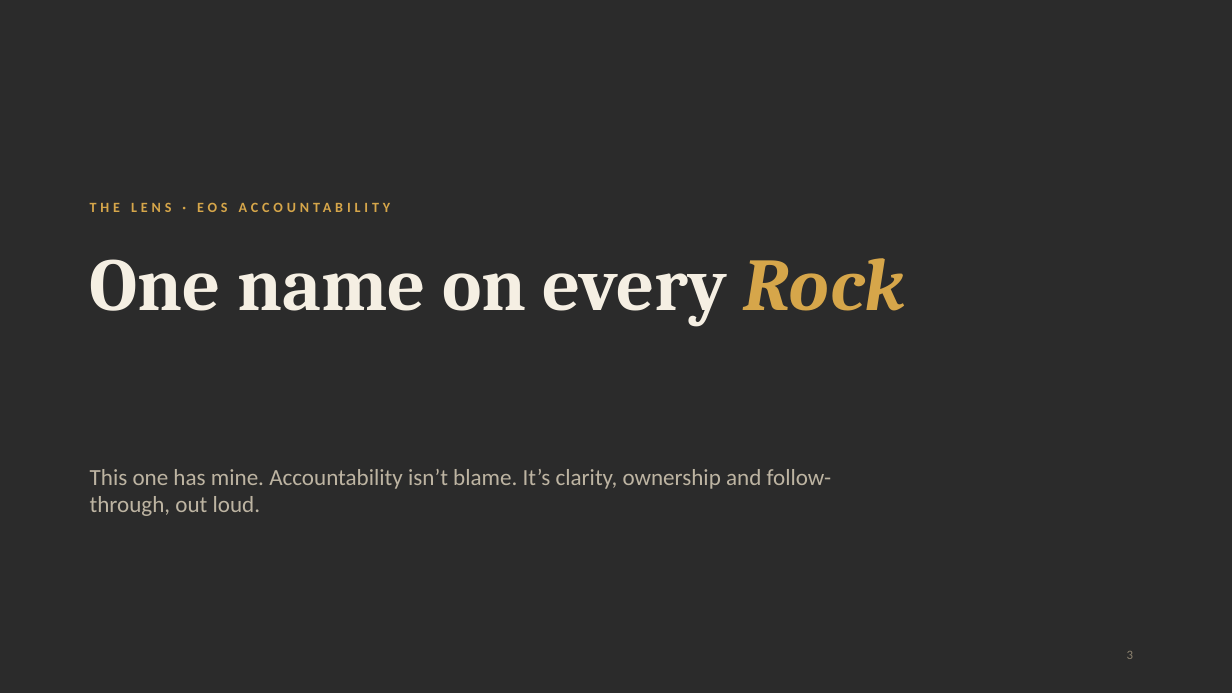
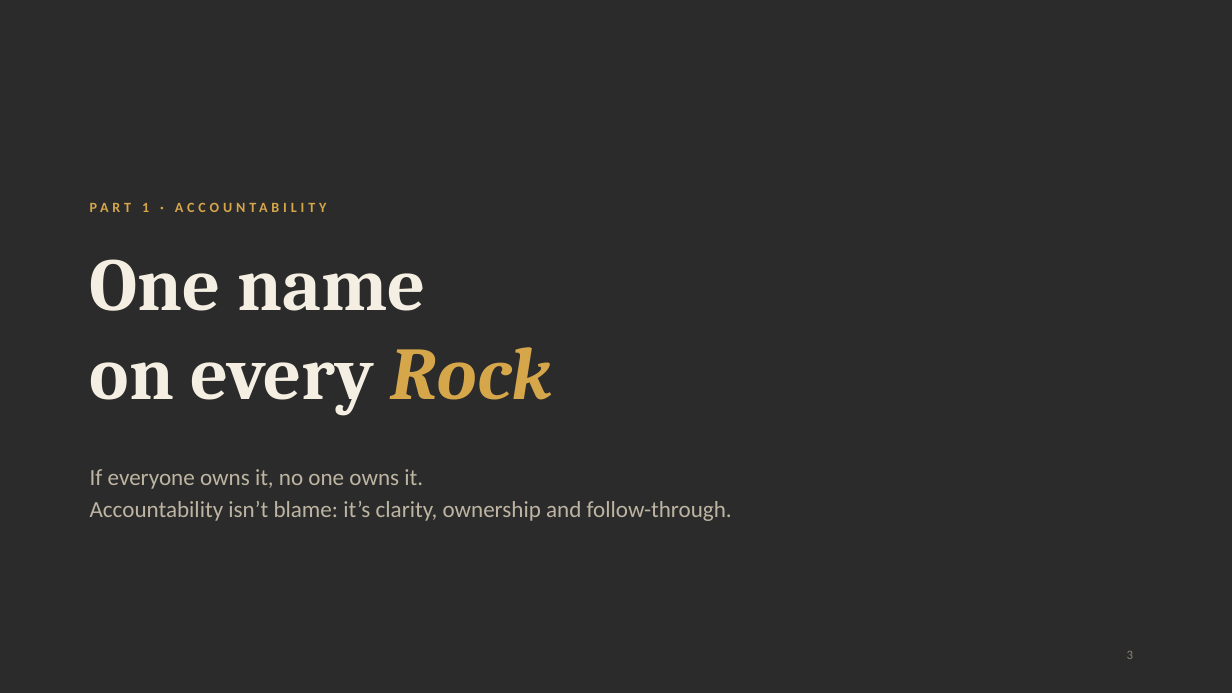
Before and after one commit to jpzllkfl/ace-design-presentation, a slide deck: slide 3 of ACE-Design-Review.pptx. Drawn at 1232x693 pixels with LibreOffice and Linux fonts; fonts in the diff are those of the drawing; background and template pictures are left out; a plain dark background stands for a picture behind light text. Boxes give left, top, right and bottom in pixels: in the first picture for what was removed or moved away, otherwise in the second. Text is boxed around its words. In the diff, an @@ line names an element or a change of style, - is before the commit and + after.

```diff
--- a/ACE-Design-Review.pptx
+++ b/ACE-Design-Review.pptx
@@ text at bbox=[142, 203, 149, 212]: text changed @@
-THE LENS · EOS ACCOUNTABILITY
+PART 1 · ACCOUNTABILITY
@@ title at bbox=[90, 259, 553, 415]: text changed @@
-One name on every Rock
+One name
+on every Rock
@@ text at bbox=[90, 469, 732, 521]: text changed @@
-This one has mine. Accountability isn’t blame. It’s clarity, ownership and follow-through, out loud.
+If everyone owns it, no one owns it.
+Accountability isn’t blame: it’s clarity, ownership and follow-through.
```
Also in this commit, not shown: 11 other slides changed, 4 slides added, 4 slides removed, 4 other files.
